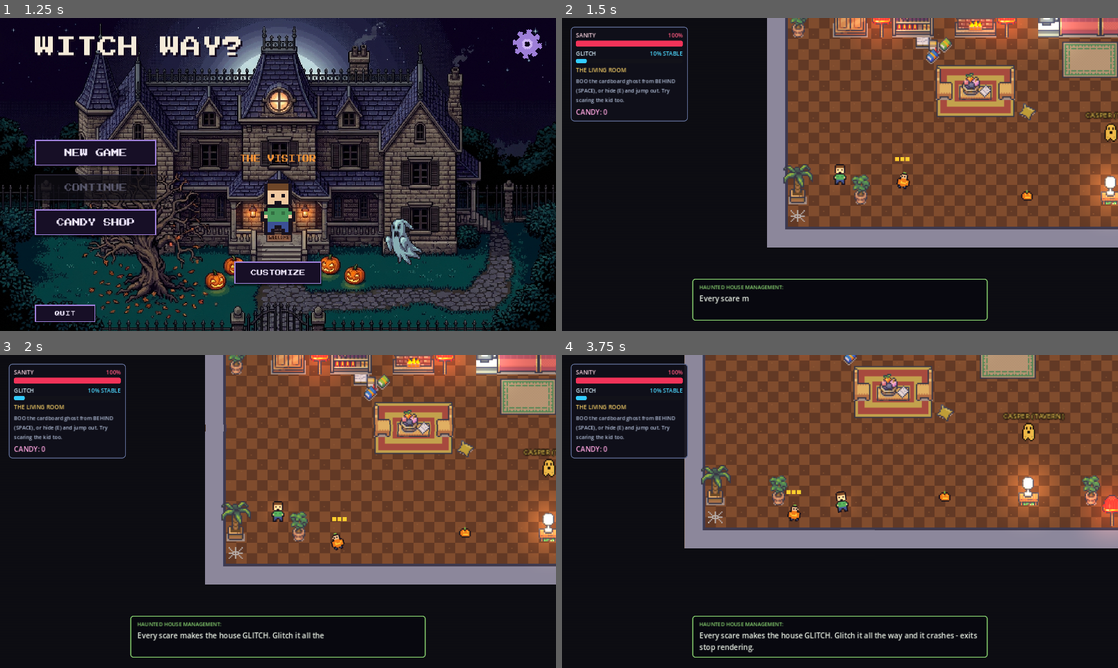
Above: before the commit, frames 1-4 (two rows, left to right).
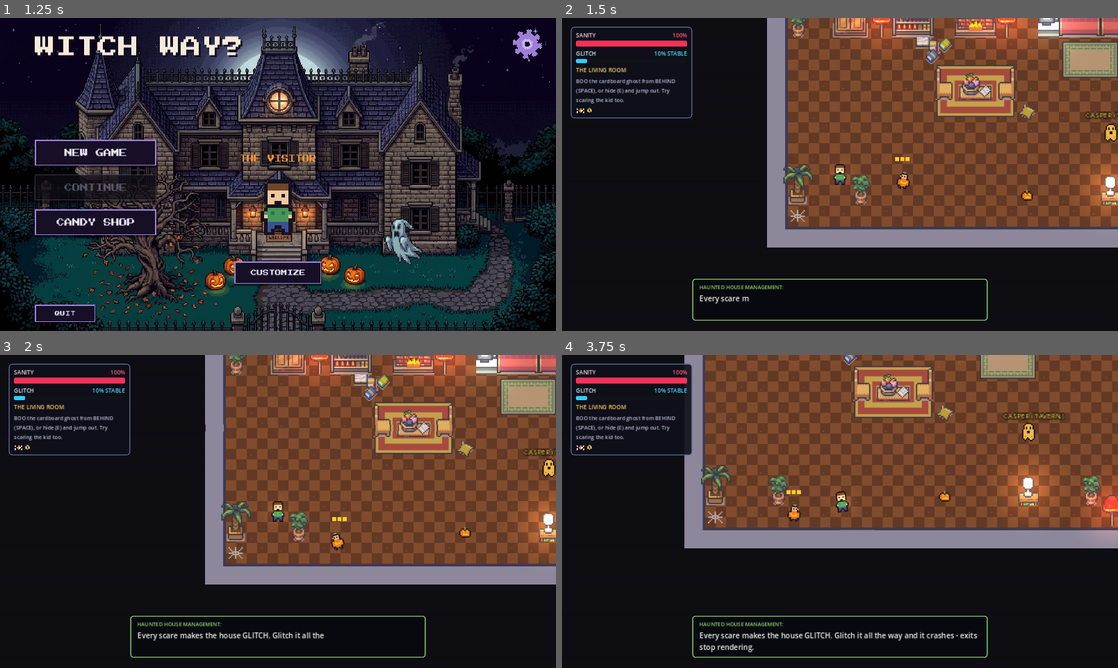
Above: after the commit, the same moments.

Repository: Anchevskiii/GameJam2026-WitchWay-
Game: Godot game, scene res://scenes/ui/main_menu.tscn
Same seed, same stepped clock (60 frames per second), same inputs: the game is played once before the commit and once after it.
Inputs (mouse positions are in pixels of both pictures, inside the frame that each line leads up to):
- Up to frame 1 (1.25 s): tap Enter at 0.5 s; move the mouse to (400, 158) at 0.52 s; hold D (move_right) from 0.53 s (still down); hold E (interact) from 0.53 s (still down); tap Q (glitch_power) at 0.6 s; click (400, 158) at 0.67 s
- Up to frame 2 (1.5 s): release D (move_right) at 1.25 s; release E (interact) at 1.25 s; click "NEW GAME" at 1.25 s
- Up to frame 3 (2 s): no input
- Up to frame 4 (3.75 s): move the mouse to (728, 527) at 2.02 s; hold S (move_down) 2.03-2.78 s; tap E (interact) at 2.1 s; click (728, 527) at 2.17 s; tap R (use_mask, bound only after the commit) at 2.3, 2.85 s; move the mouse to (895, 442) at 2.77 s; hold D (move_right) 2.78-3.53 s; click (895, 442) at 2.92 s; tap Q (glitch_power) at 3.05, 3.6 s; move the mouse to (812, 574) at 3.52 s; hold W (move_up) from 3.53 s (still down); click (812, 574) at 3.67 s

Frame 1 is identical in both runs. In frame 2, 0.5% of the frame differs, in the area x 1-100%, y 2-40%; in frame 3, 0.5%; in frame 4, 0.7%, in the area x 1-85%, y 2-34%.

Commit message:
feat(polish): update icons, separate mask/flashlight keybinds, style floor transitions, and place vending machines against walls

Diff:
--- a/_autoloads/game_manager.gd
+++ b/_autoloads/game_manager.gd
@@ -48,6 +48,7 @@
 var is_glitch_mode: bool = false
 var is_game_over: bool = false
 var is_game_active: bool = false
+var is_transitioning: bool = false
 
 ## Set by the current Room. Safe rooms (Living Room) ignore scares and keep sanity full.
 var is_safe_room: bool = false
@@ -109,7 +110,7 @@
 
 func _ready() -> void:
 	is_game_active = false
-	_ensure_action("use_mask", KEY_F)
+	_ensure_action("use_mask", KEY_R)
 	_ensure_action("glitch_power", KEY_Q)
 	reset_level_state()
 
@@ -189,7 +190,7 @@
 	var markup: float = VENDING_MARKUP if mode == "vending" else 1.0
 	items.append(_item("flashlight", "Flashlight", "Works for %d floors. Shows what lurks in the dark." % FLASHLIGHT_FLOORS,
 			FLASHLIGHT_PRICE, markup, flashlight_floors <= 0, "Already have one (%d floors left)" % flashlight_floors))
-	items.append(_item("mask", "Mask [F]", "Wear it to be ignored. One at a time; it expires in the next Living Room.",
+	items.append(_item("mask", "Mask [R]", "Wear it to be ignored. One at a time; it expires in the next Living Room.",
 			MASK_PRICE, markup, not mask_owned, "You already carry a mask"))
 	var glitch_price: int = GLITCH_BASE_PRICE + GLITCH_PRICE_STEP * glitch_buys
 	items.append(_item("glitch", "Glitch Mode [Q]", "Crash the house on demand (brief). You still need all keys.",
@@ -247,14 +248,11 @@
 
 
 ## Q: spend the glitch charge to crash the house right now (opens an OVERLOAD exit if all keys are found).
+## Always allowed outside the Living Room; immediately drives the glitch bar to 100%.
 func use_glitch_power() -> void:
 	if glitch_charges <= 0 or is_game_over or is_safe_room:
-		return
-	if not exit_needs_crash:
-		Narrator.say("Nothing to crash here. Save the charge.")
-		return
-	if not has_all_keys():
-		Narrator.say_now("The exit is still locked. Find every key first.")
+		if is_safe_room and glitch_charges > 0:
+			Narrator.say("The Living Room is too stable to crash.")
 		return
 	glitch_charges -= 1
 	glitch_power_active = true
--- a/project.godot
+++ b/project.godot
@@ -80,6 +80,16 @@
 "events": [Object(InputEventKey,"resource_local_to_scene":false,"resource_name":"","device":-1,"window_id":0,"alt_press …(195 unchanged characters)…
 ]
 }
+use_mask={
+"deadzone": 0.5,
+"events": [Object(InputEventKey,"resource_local_to_scene":false,"resource_name":"","device":-1,"window_id":0,"alt_pressed":false,"shift_pressed":false,"ctrl_pressed":false,"meta_pressed":false,"pressed":false,"keycode":0,"physical_keycode":82,"key_label":0,"unicode":114,"location":0,"echo":false,"script":null)
+]
+}
+glitch_power={
+"deadzone": 0.5,
+"events": [Object(InputEventKey,"resource_local_to_scene":false,"resource_name":"","device":-1,"window_id":0,"alt_pressed":false,"shift_pressed":false,"ctrl_pressed":false,"meta_pressed":false,"pressed":false,"keycode":0,"physical_keycode":81,"key_label":0,"unicode":113,"location":0,"echo":false,"script":null)
+]
+}
 
 [rendering]
 
--- a/scenes/ui/hud.tscn
+++ b/scenes/ui/hud.tscn
@@ -65,8 +65,8 @@
 layout_mode = 0
 offset_left = 20.0
 offset_top = 20.0
-offset_right = 290.0
-offset_bottom = 170.0
+offset_right = 300.0
+offset_bottom = 190.0
 theme_override_styles/panel = SubResource("StyleBoxFlat_hud_bg")
 
 [node name="VBoxContainer" type="VBoxContainer" parent="Control/PanelContainer"]
--- a/scripts/components/player_controller.gd
+++ b/scripts/components/player_controller.gd
@@ -102,7 +102,7 @@
 
 
 func _physics_process(delta: float) -> void:
-	if not _can_move:
+	if not _can_move or GameManager.is_transitioning:
 		velocity = velocity.lerp(Vector2.ZERO, friction * delta)
 		move_and_slide()
 		return
@@ -169,8 +169,10 @@
 	move_and_slide()
 
 
-## Q = glitch power-up, F = put on the mask you bought.
+## Q = glitch power-up, R = put on the mask you bought.
 func _handle_power_ups() -> void:
+	if GameManager.is_transitioning:
+		return
 	if Input.is_action_just_pressed("glitch_power"):
 		GameManager.use_glitch_power()
 	if Input.is_action_just_pressed("use_mask") and GameManager.mask_owned and not is_masked:
--- a/scripts/generators/house_generator.gd
+++ b/scripts/generators/house_generator.gd
@@ -215,12 +215,28 @@
 	return _shop_room.get_area() > 0
 
 
-## The vending machine stands in the middle of the shop room (or the nearest free cell).
+## The vending machine stands against a wall in the shop room.
 func _pick_shop_cell() -> Vector2i:
-	var middle: Vector2i = _center(_shop_room)
-	if _cell_at(middle) == "." and not _reserved.has(middle):
-		_reserved[middle] = true
-		return middle
+	var candidates: Array[Vector2i] = []
+	# 1. Prefer cells against the north wall where tile above is '#'
+	for x in range(_shop_room.position.x, _shop_room.end.x):
+		var c := Vector2i(x, _shop_room.position.y)
+		if _cell_at(c) == "." and not _reserved.has(c) and _cell_at(c + Vector2i(0, -1)) == "#":
+			candidates.append(c)
+	# 2. Or against west / east / south wall
+	if candidates.is_empty():
+		for y in range(_shop_room.position.y, _shop_room.end.y):
+			for x in range(_shop_room.position.x, _shop_room.end.x):
+				var c := Vector2i(x, y)
+				if _cell_at(c) == "." and not _reserved.has(c):
+					for dir in [Vector2i(0, -1), Vector2i(-1, 0), Vector2i(1, 0), Vector2i(0, 1)]:
+						if _cell_at(c + dir) == "#":
+							candidates.append(c)
+							break
+	if not candidates.is_empty():
+		var picked: Vector2i = candidates[candidates.size() / 2]
+		_reserved[picked] = true
+		return picked
 	return _random_free_cell(_shop_room)
 
 
--- a/scripts/levels/room.gd
+++ b/scripts/levels/room.gd
@@ -746,17 +746,16 @@
 	decor_root.add_child(light)
 
 
-## A floor cell with open floor all around it, away from the player (for hand-made floors).
+## A floor cell against a wall, away from the player (for hand-made floors).
 func _find_alcove_cell() -> Vector2i:
 	var options: Array[Vector2i] = []
 	for y in range(2, _rows.size() - 2):
 		for x in range(2, _rows[y].length() - 2):
-			var clear: bool = true
-			for dy in range(-2, 3):
-				for dx in range(-2, 3):
-					if _char_at(Vector2i(x + dx, y + dy)) != ".":
-						clear = false
-			if clear and cell_to_world(Vector2i(x, y)).distance_to(player.global_position) > 260.0:
+			if _char_at(Vector2i(x, y)) != ".":
+				continue
+			var has_wall: bool = (_char_at(Vector2i(x, y - 1)) == "#" or _char_at(Vector2i(x - 1, y)) == "#" or _char_at(Vector2i(x + 1, y)) == "#")
+			var front_open: bool = _char_at(Vector2i(x, y + 1)) == "."
+			if has_wall and front_open and cell_to_world(Vector2i(x, y)).distance_to(player.global_position) > 200.0:
 				options.append(Vector2i(x, y))
 	if options.is_empty():
 		return Vector2i(-1, -1)
--- a/scripts/main.gd
+++ b/scripts/main.gd
@@ -17,7 +17,10 @@
 @onready var fade_rect: ColorRect = $FadeLayer/FadeRect
 
 var _is_changing_room: bool = false
-var _transition_label: Label = null
+var _transition_container: Control = null
+var _transition_badge: Label = null
+var _transition_title: Label = null
+var _transition_sub: Label = null
 
 
 func _ready() -> void:
@@ -32,17 +35,60 @@
 
 
 func _setup_transition_label() -> void:
-	_transition_label = Label.new()
-	_transition_label.set_anchors_preset(Control.PRESET_FULL_RECT)
-	_transition_label.horizontal_alignment = HORIZONTAL_ALIGNMENT_CENTER
-	_transition_label.vertical_alignment = VERTICAL_ALIGNMENT_CENTER
-	_transition_label.mouse_filter = Control.MOUSE_FILTER_IGNORE
-	_transition_label.add_theme_font_size_override("font_size", 28)
-	_transition_label.add_theme_color_override("font_color", Color(0.95, 0.92, 0.85, 1.0))
-	_transition_label.add_theme_color_override("font_outline_color", Color.BLACK)
-	_transition_label.add_theme_constant_override("outline_size", 6)
-	_transition_label.modulate.a = 0.0
-	fade_layer.add_child(_transition_label)
+	_transition_container = CenterContainer.new()
+	_transition_container.set_anchors_preset(Control.PRESET_FULL_RECT)
+	_transition_container.mouse_filter = Control.MOUSE_FILTER_IGNORE
+	_transition_container.modulate.a = 0.0
+
+	var panel := PanelContainer.new()
+	panel.custom_minimum_size = Vector2(580, 130)
+	var sb := StyleBoxFlat.new()
+	sb.bg_color = Color(0.06, 0.04, 0.10, 0.95)
+	sb.border_color = Color(0.96, 0.58, 0.22)
+	sb.set_border_width_all(3)
+	sb.set_corner_radius_all(0)
+	panel.add_theme_stylebox_override("panel", sb)
+	_transition_container.add_child(panel)
+
+	var margin := MarginContainer.new()
+	margin.add_theme_constant_override("margin_left", 24)
+	margin.add_theme_constant_override("margin_right", 24)
+	margin.add_theme_constant_override("margin_top", 16)
+	margin.add_theme_constant_override("margin_bottom", 16)
+	panel.add_child(margin)
+
+	var vbox := VBoxContainer.new()
+	vbox.add_theme_constant_override("separation", 8)
+	vbox.alignment = BoxContainer.ALIGNMENT_CENTER
+	margin.add_child(vbox)
+
+	_transition_badge = Label.new()
+	_transition_badge.text = "HAUNTED MANSION"
+	_transition_badge.horizontal_alignment = HORIZONTAL_ALIGNMENT_CENTER
+	_transition_badge.add_theme_font_override("font", UiTheme.font())
+	_transition_badge.add_theme_font_size_override("font_size", 10)
+	_transition_badge.add_theme_color_override("font_color", Color(0.96, 0.58, 0.22))
+	vbox.add_child(_transition_badge)
+
+	_transition_title = Label.new()
+	_transition_title.horizontal_alignment = HORIZONTAL_ALIGNMENT_CENTER
+	_transition_title.add_theme_font_override("font", UiTheme.font())
+	_transition_title.add_theme_font_size_override("font_size", 16)
+	_transition_title.add_theme_color_override("font_color", Color(0.96, 0.92, 0.85))
+	_transition_title.add_theme_color_override("font_shadow_color", Color(0.08, 0.04, 0.12))
+	_transition_title.add_theme_constant_override("shadow_offset_x", 2)
+	_transition_title.add_theme_constant_override("shadow_offset_y", 2)
+	vbox.add_child(_transition_title)
+
+	_transition_sub = Label.new()
+	_transition_sub.text = "Entering darkness... Tread lightly and stay quiet."
+	_transition_sub.horizontal_alignment = HORIZONTAL_ALIGNMENT_CENTER
+	_transition_sub.add_theme_font_override("font", UiTheme.font())
+	_transition_sub.add_theme_font_size_override("font_size", 9)
+	_transition_sub.add_theme_color_override("font_color", Color(0.62, 0.60, 0.76))
+	vbox.add_child(_transition_sub)
+
+	fade_layer.add_child(_transition_container)
 
 
 func _on_level_completed() -> void:
@@ -59,6 +105,7 @@
 	if _is_changing_room:
 		return
 	_is_changing_room = true
+	GameManager.is_transitioning = true
 	AudioManager.fade_out_room_ambience(fade_out_time)
 
 	var tween: Tween = create_tween()
@@ -67,17 +114,27 @@
 	# 2. In complete silence on the black screen, load the new room and show "Progressing to 'Floor X: Room Name'"
 	tween.tween_callback(func() -> void:
 		var title: String = _load_room(scene_path)
-		_transition_label.text = "Progressing to '%s'" % GameManager.floor_title(title)
+		var full_title: String = GameManager.floor_title(title).to_upper()
+		_transition_title.text = full_title
+		if GameManager.is_safe_room:
+			_transition_badge.text = "SAFE REFUGE"
+			_transition_sub.text = "Rest your weary nerves. Casper's tavern is here."
+		else:
+			_transition_badge.text = "FLOOR PROGRESSION"
+			_transition_sub.text = "Entering darkness... Tread lightly and stay quiet."
 	)
-	tween.tween_property(_transition_label, "modulate:a", 1.0, 0.35)
+	tween.tween_property(_transition_container, "modulate:a", 1.0, 0.35)
 	tween.tween_interval(hold_black_time)
-	tween.tween_property(_transition_label, "modulate:a", 0.0, 0.35)
+	tween.tween_property(_transition_container, "modulate:a", 0.0, 0.35)
 	# 3. Fade screen back in from black while ambient sound & whispers slowly fade in
 	tween.tween_callback(func() -> void:
 		AudioManager.start_room_ambience(fade_in_time + 0.5)
 	)
 	tween.tween_property(fade_rect, "color:a", 0.0, fade_in_time).set_trans(Tween.TRANS_SINE).set_ease(Tween.EASE_OUT)
-	tween.tween_callback(func() -> void: _is_changing_room = false)
+	tween.tween_callback(func() -> void:
+		_is_changing_room = false
+		GameManager.is_transitioning = false
+	)
 
 
 func _load_room(scene_path: String) -> String:
--- a/scripts/objects/shop_keeper.gd
+++ b/scripts/objects/shop_keeper.gd
@@ -18,6 +18,7 @@
 
 var _player: Node2D = null
 var _prompt: Label
+var _has_sprite: bool = false
 
 
 func _ready() -> void:
@@ -27,6 +28,7 @@
 	if texture != null:
 		var sprite := Sprite2D.new()
 		sprite.texture = texture
+		sprite.texture_filter = CanvasItem.TEXTURE_FILTER_NEAREST
 		sprite.modulate = MERCHANT_TINT
 		sprite.offset = Vector2(0, -texture.get_height() * 0.5)
 		add_child(sprite)
@@ -34,11 +36,26 @@
 		bob.tween_property(sprite, "position:y", -3.0, 0.9).set_trans(Tween.TRANS_SINE)
 		bob.tween_property(sprite, "position:y", 0.0, 0.9).set_trans(Tween.TRANS_SINE)
 	else:
-		material = unshaded
+		var vm_tex: Texture2D = null
+		if ResourceLoader.exists("res://assets/sprites/objects/vending_machine.png"):
+			vm_tex = load("res://assets/sprites/objects/vending_machine.png")
+		if vm_tex == null:
+			var gpath: String = ProjectSettings.globalize_path("res://assets/sprites/objects/vending_machine.png")
+			if FileAccess.file_exists(gpath):
+				var img: Image = Image.load_from_file(gpath)
+				if img != null and not img.is_empty():
+					vm_tex = ImageTexture.create_from_image(img)
+		if vm_tex != null:
+			_has_sprite = true
+			var sprite := Sprite2D.new()
+			sprite.texture = vm_tex
+			sprite.texture_filter = CanvasItem.TEXTURE_FILTER_NEAREST
+			sprite.offset = Vector2(0, -24)
+			add_child(sprite)
 		var body := StaticBody2D.new()
 		body.position = Vector2(0, -12)
 		var shape := RectangleShape2D.new()
-		shape.size = Vector2(26, 22)
+		shape.size = Vector2(28, 24)
 		var collision := CollisionShape2D.new()
 		collision.shape = shape
 		body.add_child(collision)
@@ -52,7 +69,7 @@
 	title.add_theme_constant_override("outline_size", 4)
 	title.horizontal_alignment = HORIZONTAL_ALIGNMENT_CENTER
 	title.size = Vector2(120, 16)
-	title.position = Vector2(-60, -72 if texture == null else -(texture.get_height() + 22))
+	title.position = Vector2(-60, -56 if texture == null else -(texture.get_height() + 22))
 	title.z_index = 60
 	add_child(title)
 	_prompt = Label.new()
@@ -74,7 +91,7 @@
 	if _player == null:
 		_player = get_tree().get_first_node_in_group("player") as Node2D
 	_prompt.visible = is_active_target
-	if texture == null:
+	if texture == null and not _has_sprite:
 		queue_redraw()
 
 
@@ -88,9 +105,9 @@
 	SHOP_UI.call("open", self, mode)
 
 
-## Vending machine drawn from rectangles (no art asset): bright candy window, glowing slot.
+## Vending machine drawn from rectangles (only if sprite asset missing).
 func _draw() -> void:
-	if texture != null:
+	if texture != null or _has_sprite:
 		return
 	var pulse: float = 0.85 + 0.15 * sin(Time.get_ticks_msec() * 0.006)
 	draw_rect(Rect2(-15, -46, 30, 46), Color(0.55, 0.08, 0.18))
--- a/scripts/ui/hud.gd
+++ b/scripts/ui/hud.gd
@@ -20,6 +20,8 @@
 
 var _cpu_fill: StyleBoxFlat
 var _keys_label: Label
+var _candy_box: HBoxContainer
+var _candy_icon: TextureRect
 var _candy_label: Label
 var _items_label: Label
 var _narrator_tween: Tween
@@ -32,10 +34,10 @@
 func _update_inventory() -> void:
 	if _candy_label == null:
 		return
-	_candy_label.text = "CANDY: %d" % GameManager.candy
+	_candy_label.text = "%d" % GameManager.candy
 	var parts: Array[String] = []
 	if GameManager.mask_owned:
-		parts.append("Mask [F]")
+		parts.append("Mask [R]")
 	if GameManager.glitch_charges > 0:
 		parts.append("Glitch [Q]")
 	if GameManager.flashlight_floors > 0:
@@ -56,18 +58,36 @@
 	EventBus.narrator_line_changed.connect(_on_narrator_line_changed)
 	# Keys for a locked exit: shown only on floors that have them.
 	_keys_label = Label.new()
+	_keys_label.add_theme_font_override("font", UiTheme.font())
+	_keys_label.add_theme_font_size_override("font_size", 10)
 	_keys_label.add_theme_color_override("font_color", Color(1.0, 0.85, 0.3))
 	_keys_label.visible = false
 	room_label.get_parent().add_child(_keys_label)
 	room_label.get_parent().move_child(_keys_label, room_label.get_index())
 	EventBus.keys_changed.connect(_on_keys_changed)
 	EventBus.house_awakened.connect(_on_house_awakened)
-	# Candy currency + owned items (mask [F], glitch charge [Q], flashlight floors).
+
+	# Candy currency widget with candy icon + number in pixel font:
+	_candy_box = HBoxContainer.new()
+	_candy_box.add_theme_constant_override("separation", 6)
+	_candy_icon = TextureRect.new()
+	_candy_icon.texture_filter = CanvasItem.TEXTURE_FILTER_NEAREST
+	_candy_icon.expand_mode = TextureRect.EXPAND_IGNORE_SIZE
+	_candy_icon.stretch_mode = TextureRect.STRETCH_KEEP_ASPECT_CENTERED
+	_candy_icon.custom_minimum_size = Vector2(20, 16)
+	_candy_icon.texture = _load_candy_texture()
+	_candy_box.add_child(_candy_icon)
+
 	_candy_label = Label.new()
-	_candy_label.add_theme_color_override("font_color", Color(1.0, 0.65, 0.88))
-	room_label.get_parent().add_child(_candy_label)
+	_candy_label.add_theme_font_override("font", UiTheme.font())
+	_candy_label.add_theme_font_size_override("font_size", 12)
+	_candy_label.add_theme_color_override("font_color", Color(1.0, 0.84, 0.32))
+	_candy_box.add_child(_candy_label)
+	room_label.get_parent().add_child(_candy_box)
+
 	_items_label = Label.new()
-	_items_label.add_theme_font_size_override("font_size", 12)
+	_items_label.add_theme_font_override("font", UiTheme.font())
+	_items_label.add_theme_font_size_override("font_size", 9)
 	_items_label.add_theme_color_override("font_color", Color(0.85, 0.9, 1.0))
 	room_label.get_parent().add_child(_items_label)
 	GameManager.candy_changed.connect(_on_candy_changed)
@@ -147,3 +167,29 @@
 	narrator_text.visible_ratio = 0.0
 	_narrator_tween = create_tween()
 	_narrator_tween.tween_property(narrator_text, "visible_ratio", 1.0, minf(0.02 * text.length(), 1.2))
+
+
+func _load_candy_texture() -> Texture2D:
+	for custom_path in [
+		"res://inspo/candy.png",
+		"res://review/candy.png",
+		"res://assets/sprites/items/candy.png",
+	]:
+		if ResourceLoader.exists(custom_path):
+			var t: Texture2D = load(custom_path) as Texture2D
+			if t:
+				return t
+		var custom_global: String = ProjectSettings.globalize_path(custom_path)
+		if FileAccess.file_exists(custom_global):
+			var img: Image = Image.load_from_file(custom_global)
+			if img != null and not img.is_empty():
+				return ImageTexture.create_from_image(img)
+	var external_dirs := ["../GameJam2026_Previews/inspo", "../GameJam2026_Previews/review", "../GameJam2026_Previews"]
+	for ed in external_dirs:
+		for fn in ["candy.png", "candy_icon.png", "candy1.png"]:
+			var ext_p := "%s/%s" % [ed, fn]
+			if FileAccess.file_exists(ext_p):
+				var img := Image.load_from_file(ext_p)
+				if img != null and not img.is_empty():
+					return ImageTexture.create_from_image(img)
+	return null
--- a/scripts/ui/shop_ui.gd
+++ b/scripts/ui/shop_ui.gd
@@ -38,9 +38,9 @@
 }
 
 const GHOST_ITEM_DIALOGUES: Dictionary = {
-	"flashlight": "Flashlight! Casts a sharp beam into the dark. Monsters hate the glow, but battery floors run out!",
-	"mask": "Spooky Ghost Mask! Wear it and roam freely among the restless horrors - they won't even notice!",
-	"glitch": "Glitch Charge! Tear a seam into reality itself to escape when you hold all the keys!",
+	"flashlight": "Flashlight [F]! Casts a sharp beam into the dark. Monsters hate the glow, but battery floors run out!",
+	"mask": "Spooky Ghost Mask [R]! Wear it and roam freely among the restless horrors - they won't even notice!",
+	"glitch": "Glitch Charge [Q]! Tear a seam into reality itself to escape when you hold all the keys!",
 	"sanity_resist": "Thick Skin! Monster howls won't shake your brain as hard. Essential armor for brittle sanity!",
 	"search": "Quick Fingers! Loot cupboards and drawers like lightning before the stalkers sneak up!",
 	"candy_sanity": "Sugar Rush! Pure sweet treats! Every candy you eat permanently restores +1 more Sanity!",
@@ -459,7 +459,38 @@
 	if _texture_cache.has(path):
 		return _texture_cache[path]
 	var res: Texture2D = null
-	if ResourceLoader.exists(path):
+
+	# If checking for candy, first check if user uploaded a custom candy icon in inspo/review
+	if path.ends_with("candy.png"):
+		for custom_path in [
+			"res://inspo/candy.png",
+			"res://review/candy.png",
+			"res://assets/sprites/items/candy.png",
+		]:
+			if ResourceLoader.exists(custom_path):
+				res = load(custom_path) as Texture2D
+				if res != null:
+					break
+			var custom_global: String = ProjectSettings.globalize_path(custom_path)
+			if FileAccess.file_exists(custom_global):
+				var img: Image = Image.load_from_file(custom_global)
+				if img != null and not img.is_empty():
+					res = ImageTexture.create_from_image(img)
+					break
+		if res == null:
+			var external_dirs := ["../GameJam2026_Previews/inspo", "../GameJam2026_Previews/review", "../GameJam2026_Previews"]
+			for ed in external_dirs:
+				for fn in ["candy.png", "candy_icon.png", "candy1.png"]:
+					var ext_p := "%s/%s" % [ed, fn]
+					if FileAccess.file_exists(ext_p):
+						var img := Image.load_from_file(ext_p)
+						if img != null and not img.is_empty():
+							res = ImageTexture.create_from_image(img)
+							break
+				if res != null:
+					break
+
+	if res == null and ResourceLoader.exists(path):
 		var loaded: Resource = load(path)
 		if loaded is Texture2D:
 			res = loaded
Binary file changed: assets/sprites/items/candy.png
Binary file changed: assets/sprites/items/flashlight.png
Not shown, added: assets/sprites/items/flashlight.png.import
Binary file added: assets/sprites/objects/vending_machine.png
Not shown, added: assets/sprites/objects/vending_machine.png.import
Not shown: 1 places in scenes/main.tscn that only renumber resources
